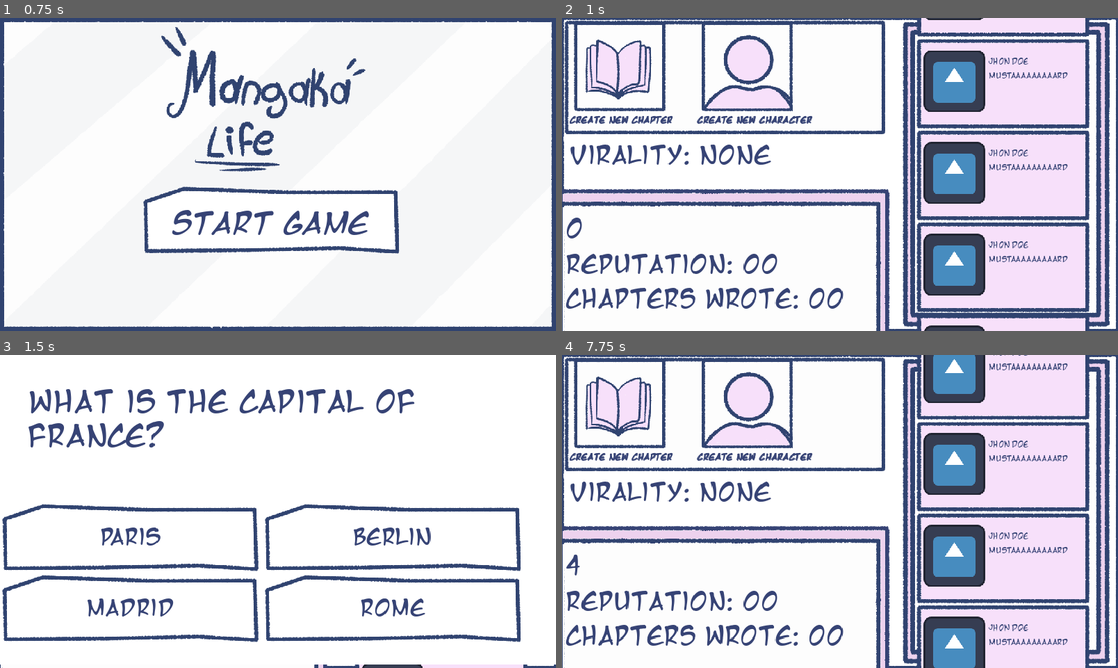
Above: before the commit, frames 1-4 (two rows, left to right).
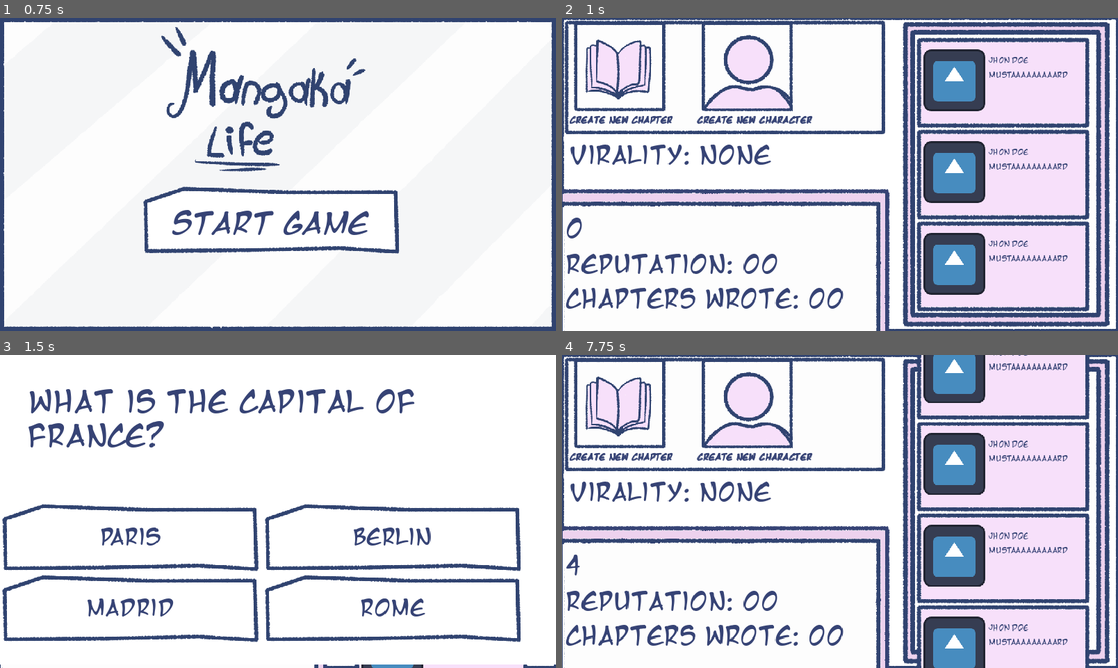
Above: after the commit, the same moments.

Repository: Noodle-Dev/Mangaka-Life
Game: Godot game, scene res://assets/scenes/Menus/Main_Menu.tscn
Same seed, same stepped clock (60 frames per second), same inputs: the game is played once before the commit and once after it. The project has no main scene, so this scene is started directly. The engine's default icon, where the game draws it, is replaced by a stand-in: a white triangle on a blue panel in a dark square.
Inputs (mouse positions are in pixels of both pictures, inside the frame that each line leads up to):
- Up to frame 1 (0.75 s): click "Start Game" at 0.5 s
- Up to frame 2 (1 s): no input
- Up to frame 3 (1.5 s): click "Create New CHapter" at 1.25 s
- Up to frame 4 (7.75 s): click "Create New CHapter" at 2 s; click "Create New Character" at 2.75 s; click "Create New Character" at 3.5 s; click "Paris" at 4.25 s; click "15" at 5 s; click "Simba" at 5.75 s; click "10" at 6.5 s; click (840, 502) at 7.25 s

Frame 1 is identical in both runs. In frame 2, 5.6% of the frame differs, in the area x 63-95%, y 0-100%; in frame 3, 0.1%; in frame 4, less than 0.1%.

Commit message:
Minor changes

Diff:
--- a/assets/scenes/Menus/MainStats_Menu.tscn
+++ b/assets/scenes/Menus/MainStats_Menu.tscn
@@ -52,7 +52,6 @@
 
 [node name="Main_Stats_Menu" type="Node2D"]
 script = ExtResource("1_rey2q")
-criticism_probability = 1.0
 
 [node name="UI" type="Control" parent="."]
 layout_mode = 3
@@ -242,5 +241,8 @@
 }
 autoplay = "RESET"
 
+[node name="CriticismTimer" type="Timer" parent="."]
+
 [connection signal="pressed" from="UI/Manga_Bg/TextureRect/HBoxContainer/CreateChapter_button" to="." method="_on_create_chapter_button_pressed"]
 [connection signal="pressed" from="UI/Manga_Bg/TextureRect/HBoxContainer/Create_Character_Button" to="." method="_on_create_character_button_pressed"]
+[connection signal="timeout" from="CriticismTimer" to="." method="_on_timer_timeout"]
